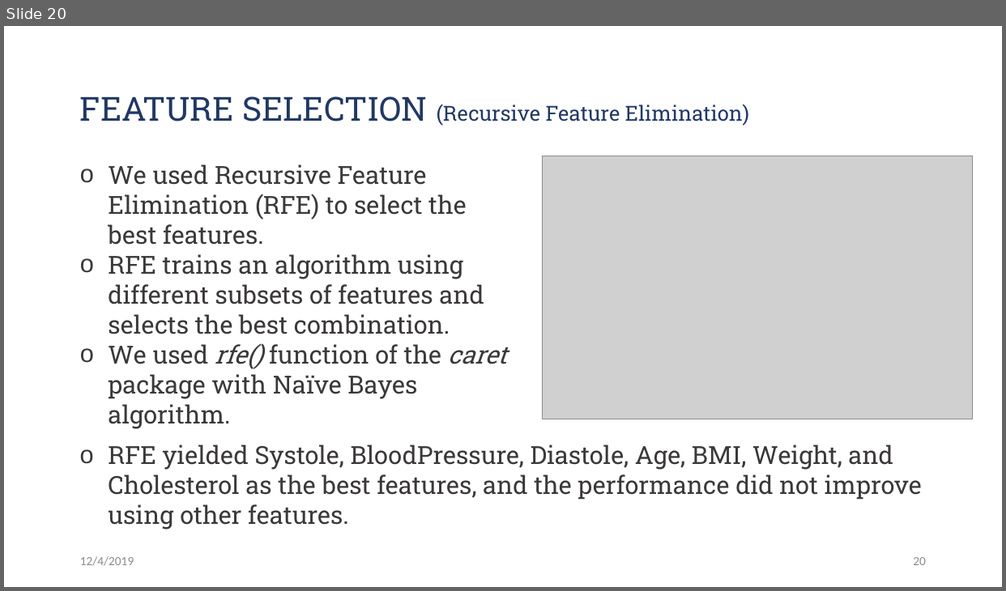
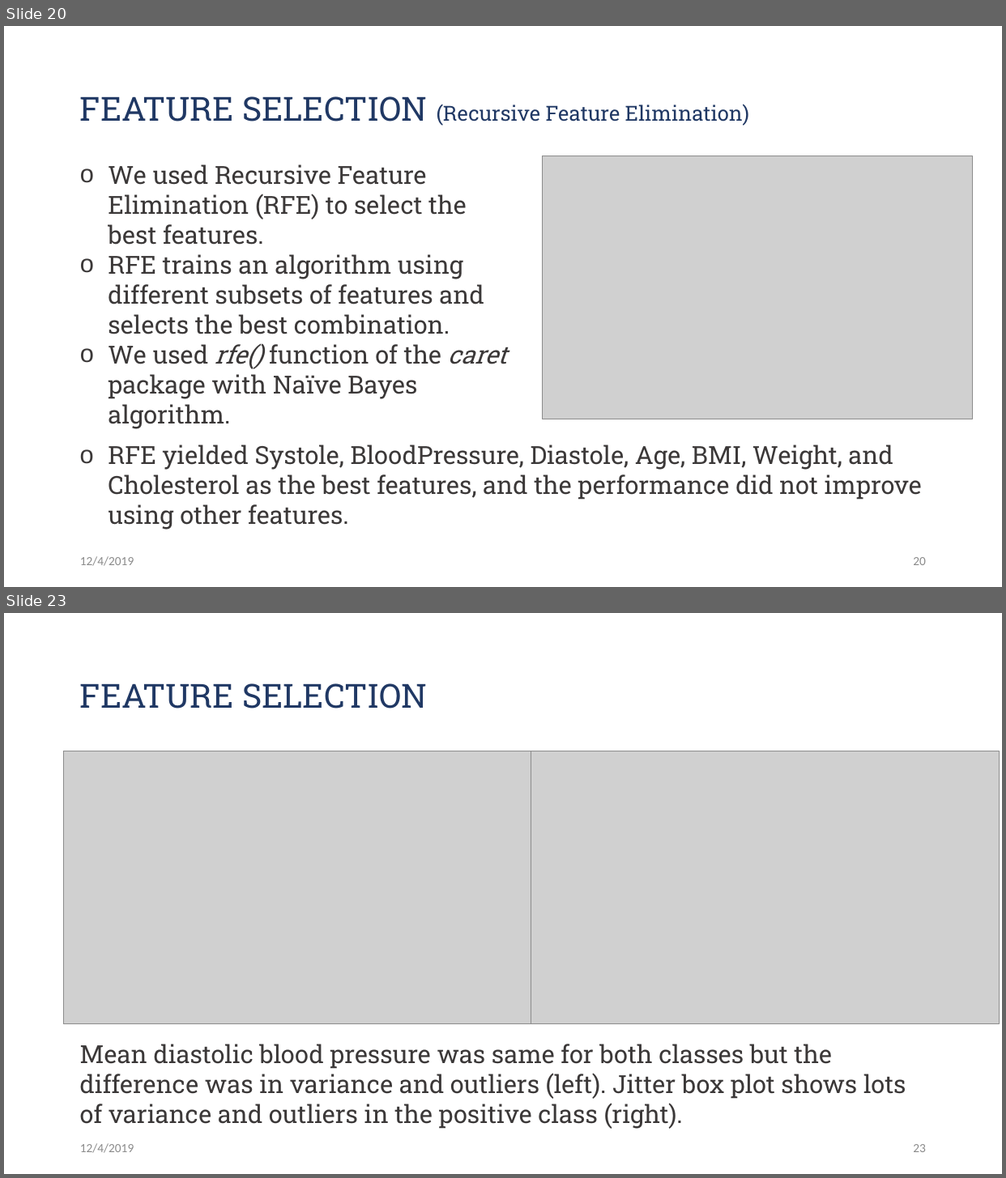
Before and after one commit to Jwen-pg/cds501-predicting-heart-disease, a slide deck: presentation.pptx. Shown one above the other, each under a label of ours: slide 20 before the commit, slides 20 and 23 after it; the slides between them are not shown. The pictures are 1006x591 and 1006x1178 pixels, drawn with LibreOffice and Linux fonts; fonts in the diff are those of the drawing; grey boxes stand for pictures. Boxes give left, top, right and bottom in pixels: in the first picture for what was removed or moved away, otherwise in the second. Text is boxed around its words. In the diff, an @@ line names an element or a change of style, - is before the commit and + after.

Commit message:
presentation adds jitter plots in feature selection

```diff
--- a/presentation.pptx
+++ b/presentation.pptx
@@ slide 23 added at (4,613,1002,1174), background #FFFFFF @@
@@ title added at (80,683,428,709), 32 pt, text #203864 @@
+FEATURE SELECTION
@@ picture added at (63,752,531,1024) @@
@@ picture added at (531,752,999,1024) @@
@@ text added at (80,1044,906,1129), 24 pt, text #3B3838 @@
+Mean diastolic blood pressure was same for both classes but the difference was in variance and outliers (left). Jitter box plot shows lots of variance and outliers in the positive class (right).
@@ text added at (80,1144,134,1153), 12 pt, text #8C8C8C @@
+12/4/2019
@@ page number added at (913,1144,926,1152), 12 pt, text #8C8C8C @@
+23
```
Also in this commit, not shown: 2 slides changed, 3 other slides added, 10 other files.
